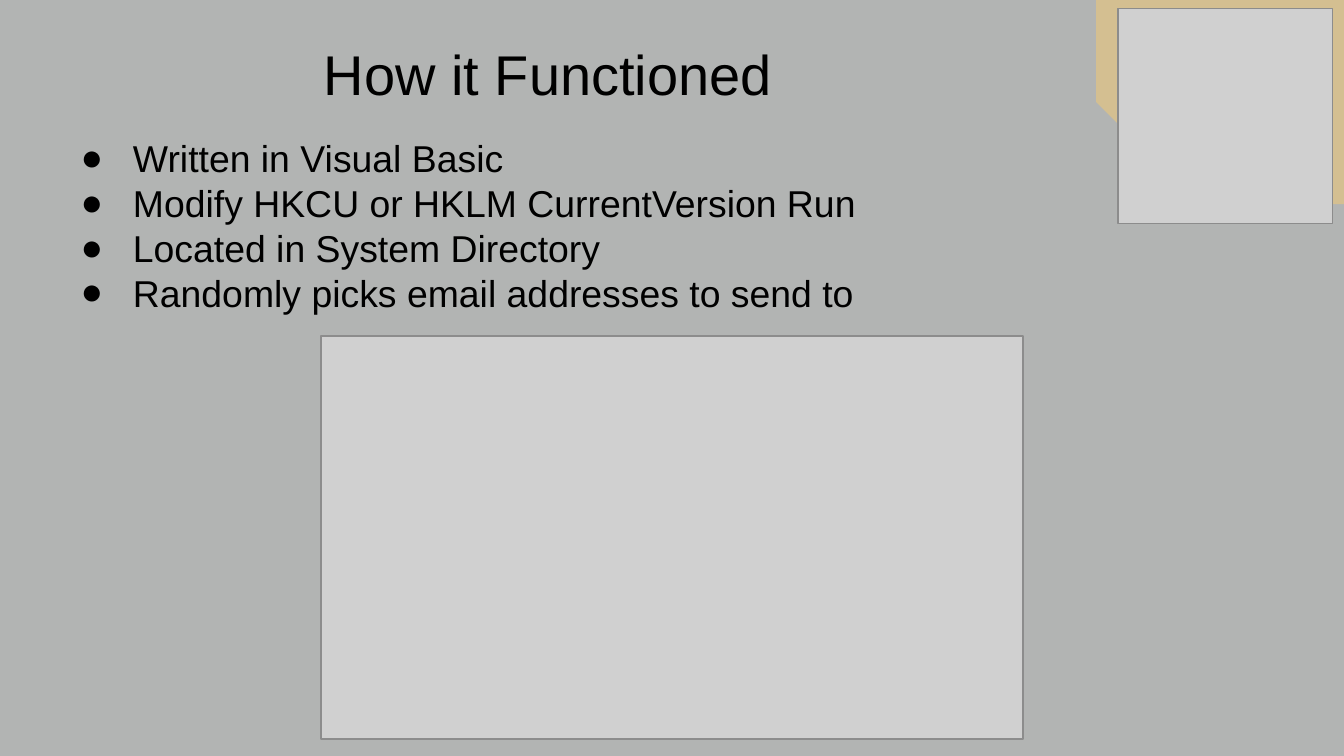
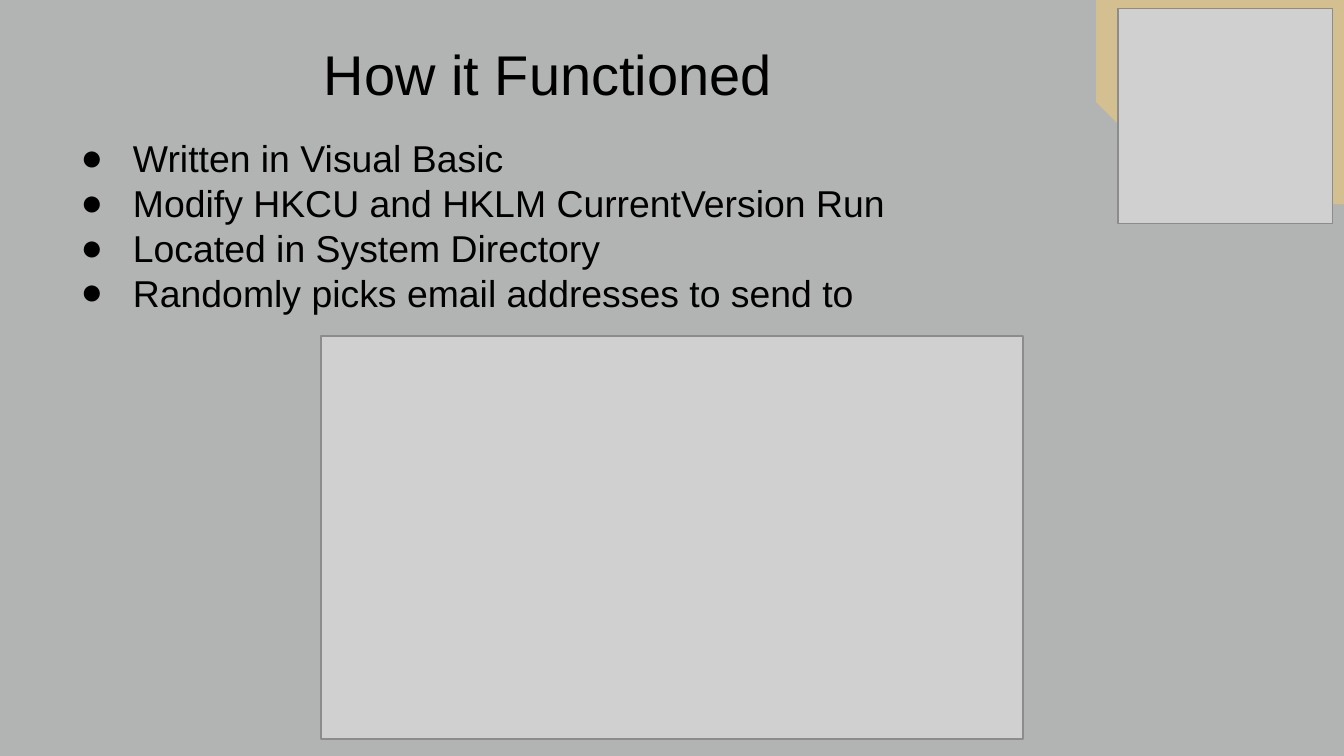
Before and after one commit to BrianFreeman0620/SoberWormPresentation, a slide deck: slide 5 of Freeman_Sober_Worm.pptx. Drawn at 1344x756 pixels with LibreOffice and Linux fonts; fonts in the diff are those of the drawing; grey boxes stand for pictures; background and template pictures are left out. Boxes give left, top, right and bottom in pixels: in the first picture for what was removed or moved away, otherwise in the second. Text is boxed around its words. In the diff, an @@ line names an element or a change of style, - is before the commit and + after.

```diff
--- a/Freeman_Sober_Worm.pptx
+++ b/Freeman_Sober_Worm.pptx
@@ text at (133,190,885,225): text changed @@
-● Modify HKCU or HKLM CurrentVersion Run
+● Modify HKCU and HKLM CurrentVersion Run
```
Also in this commit, not shown: 4 other slides changed, 1 other file.
